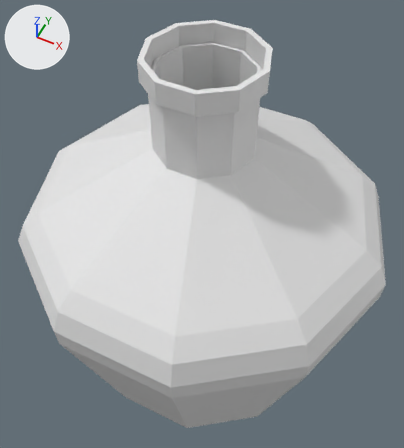
One commit to the FBX model SpiderGame/Assets/Models/Kitchen/SmallProps/Kitchen_SmallProps_VaseThree.fbx: the scene before it, then after it.
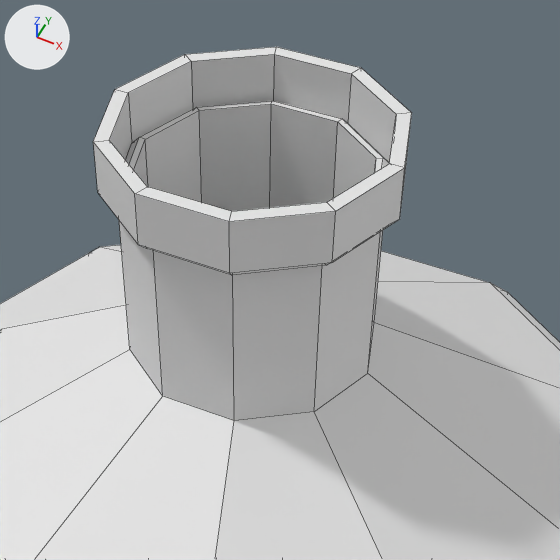
There are two pictures of each version: one whole from a 50 mm camera at (0.199, -0.405, 0.775) aimed at (-0.007, 0.008, 0.259), one close up on the part from 24% to 83% of the width and 0% to 53% of the height. Arrows for +X, +Y and +Z are at upper left; the lights stay in place. The close-ups show mesh edges as thin lines. Where no turn or scale is listed for an object, it has been applied to the vertices.

In view in the first close-up: 'Vase.002'.
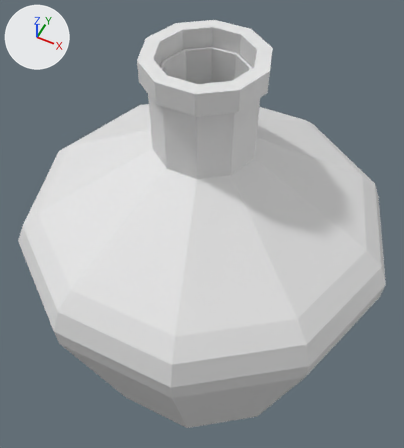
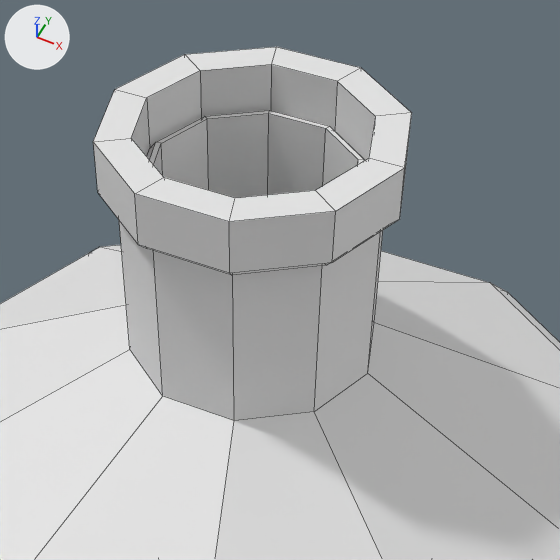
Commit message: added thicker vases

What differs and where, as boxes [x1, y1, x2, y2] in the close-ups (560 x 560 px):
```json
{"part": 1, "of": "me_vase_007", "change": "built on", "before": [93, 47, 412, 222], "after": [93, 47, 412, 222]}
```

Edits to the scene script, one JSON object a line:
```json
{"block": "me_vase_007", "where": "# used by ob_vase_002; location = (0.0, 0.0, 0.0)"}
{"op": "remove", "block": "me_vase_007", "code": "me_vase_007.from_pydata(...)  # 240 vertices, 232 faces; spans x -0.218..0.218, y -0.207..0.207, z 0.0..0.5"}
{"op": "add", "block": "me_vase_007", "code": "me_vase_007.from_pydata(...)  # 240 vertices, 246 faces; spans x -0.218..0.218, y -0.207..0.207, z 0.0..0.5"}
{"block": "me_vase_007", "change": "me_vase_007 part 1"}
{"block": "me_vase_007", "change": "8 vertices are removed from x -0.101..0.101, y -0.096..0.096, z 0.008"}
{"block": "me_vase_007", "change": "12 faces are deleted"}
{"block": "me_vase_007", "change": "3 vertices in x -0.017..-0.016, y -0.053..-0.05, z 0.478..0.5 move by (0.002, 0.008, 0.0)"}
{"block": "me_vase_007", "change": "3 vertices in x 0.016..0.017, y -0.053..-0.05, z 0.478..0.5 move by (-0.002, 0.008, 0.0)"}
{"block": "me_vase_007", "change": "3 vertices in x 0.016..0.017, y 0.05..0.053, z 0.478..0.5 move by (-0.002, -0.008, 0.0)"}
{"block": "me_vase_007", "change": "3 vertices in x -0.017..-0.016, y 0.05..0.053, z 0.478..0.5 move by (0.002, -0.008, 0.0)"}
{"block": "me_vase_007", "change": "3 vertices in x 0.052..0.056, y 0.0, z 0.478..0.5 move by (-0.008, 0.0, 0.0)"}
{"block": "me_vase_007", "change": "3 vertices in x -0.056..-0.052, y 0.0, z 0.478..0.5 move by (0.008, 0.0, 0.0)"}
{"block": "me_vase_007", "change": "94 vertices move from x -0.196..0.196, y -0.186..0.186, z 0.008..0.5 to x -0.167..0.167, y -0.159..0.159, z 0.008..0.5"}
{"block": "me_vase_007", "change": "8 vertices are added at x -0.086..0.086, y -0.081..0.081, z 0.008"}
{"block": "me_vase_007", "change": "26 new faces join them"}
```
